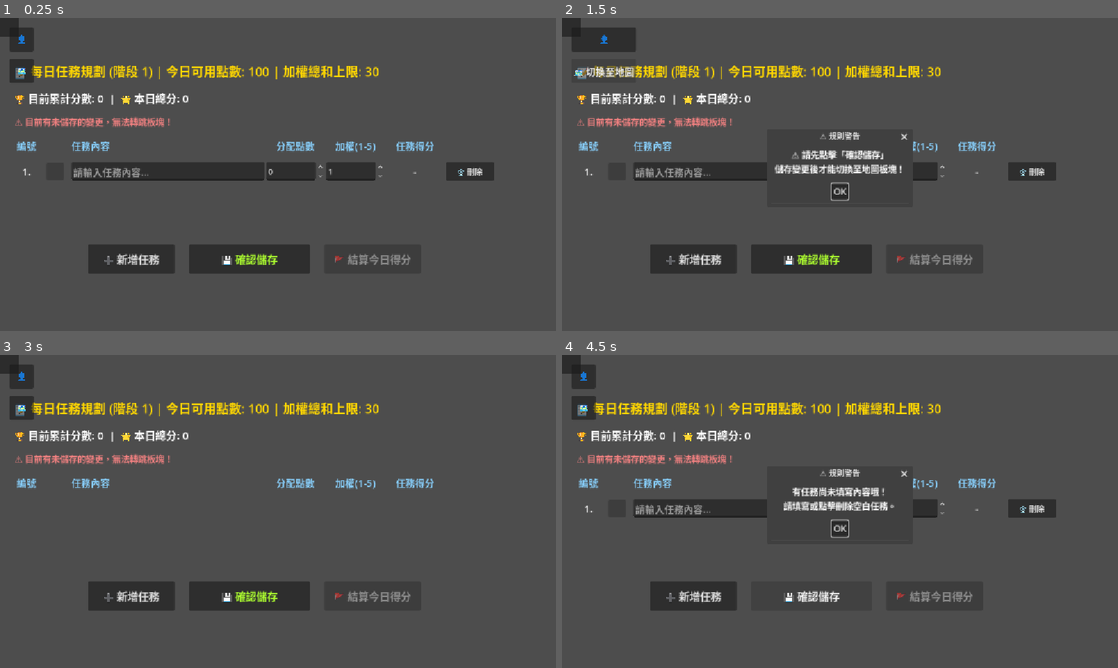
Above: before the commit, frames 1-4 (two rows, left to right).
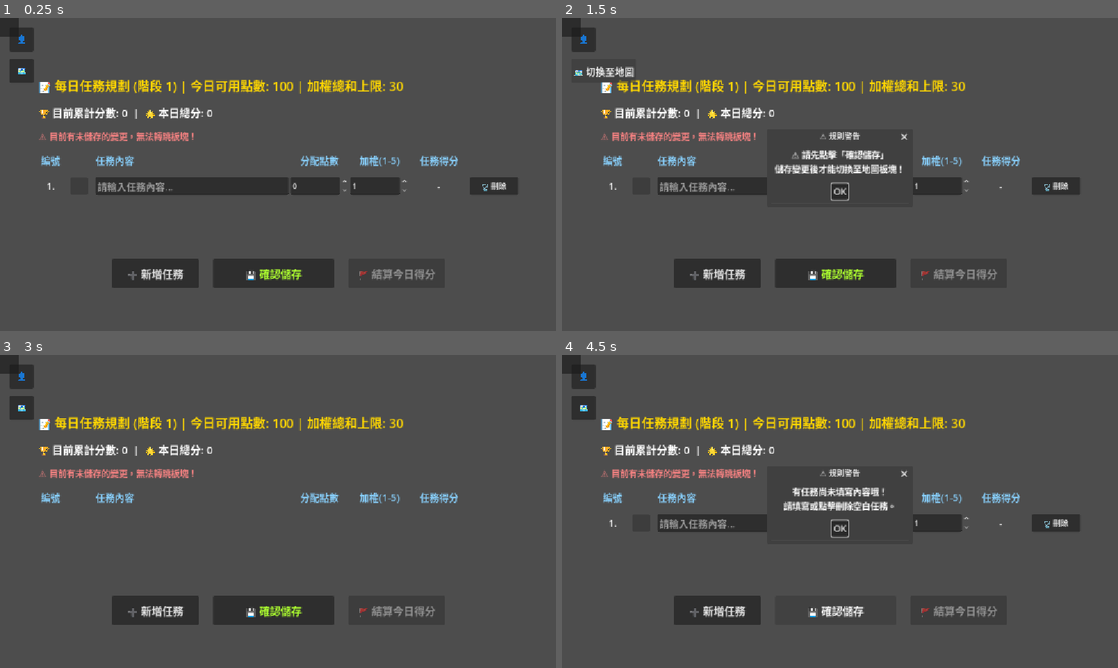
Above: after the commit, the same moments.

Repository: mirloss695/todo-monopoly
Game: Godot game, scene res://main.tscn
Same seed, same stepped clock (60 frames per second), same inputs: the game is played once before the commit and once after it.
Inputs:
- Up to frame 1 (0.25 s): no input
- Up to frame 2 (1.5 s): click "🗺️" at 0.5 s; click "🗺️ 切換至地圖" at 1.25 s
- Up to frame 3 (3 s): click "OK" at 2 s; click "🗑️ 刪除" at 2.75 s
- Up to frame 4 (4.5 s): click "➕ 新增任務" at 3.5 s; click "💾 確認儲存" at 4.25 s

The runs differ from the first frame. In frame 1, 17% of the frame differs, in the area x 2-94%, y 15-87%; in frame 2, 15%; in frame 3, 11%; in frame 4, 12%.

Commit message:
版面調整
修改：
1、只讓滑鼠懸停到的那個按鈕改變顯示另外一個不受影響
2、點擊擲骰的按鈕改回偏下方的位置
3、任務板塊最下方三個按鈕（新增任務、確認儲存、結算）位置再往下調
4、目前未擲骰前可以直接點擊結束今日，請讓結束今日的按鈕在未擲骰、棋子未移動結束前不可使用
5、任務版面「每日任務規劃（後略）」那一行仍會被左上按鈕遮擋，將任務板塊上物件整體稍微向左移動

Diff:
--- a/main.gd
+++ b/main.gd
@@ -13,10 +13,10 @@
 var switch_btn: Button
 var next_day_btn: Button
 
-# --- 狀態追蹤 ---
 var is_board_finished = false
 var is_on_map = false
 var is_switch_hovered = false
+var is_map_completed = false # 【新增】追蹤地圖事件是否走完
 
 func _ready():
 	self.set_anchors_preset(Control.PRESET_FULL_RECT)
@@ -27,26 +27,27 @@
 	top_bar.z_index = 90
 	add_child(top_bar)
 
-	# --- 帳號資料按鈕 (動態 Hover) ---
+	# --- 帳號資料按鈕 ---
 	profile_btn = Button.new()
 	profile_btn.text = "👤"
 	profile_btn.custom_minimum_size = Vector2(50, 50)
+	# 【修改】讓按鈕對齊左側，伸展時獨立運作不推擠
+	profile_btn.size_flags_horizontal = Control.SIZE_SHRINK_BEGIN
 	profile_btn.add_theme_font_size_override("font_size", 20)
 	profile_btn.mouse_default_cursor_shape = Control.CURSOR_POINTING_HAND
 	profile_btn.pressed.connect(_on_profile_pressed)
-	# 滑鼠移入展開，移出縮回
 	profile_btn.mouse_entered.connect(func(): profile_btn.text = "👤 帳號資料")
 	profile_btn.mouse_exited.connect(func(): profile_btn.text = "👤")
 	top_bar.add_child(profile_btn)
 
-	# --- 切換板塊按鈕 (動態 Hover) ---
+	# --- 切換板塊按鈕 ---
 	switch_btn = Button.new()
 	switch_btn.text = "🗺️"
 	switch_btn.custom_minimum_size = Vector2(50, 50)
+	switch_btn.size_flags_horizontal = Control.SIZE_SHRINK_BEGIN
 	switch_btn.add_theme_font_size_override("font_size", 20)
 	switch_btn.mouse_default_cursor_shape = Control.CURSOR_POINTING_HAND
 	switch_btn.pressed.connect(_on_switch_pressed)
-	# 滑鼠移入展開，移出縮回 (需判斷目前在哪個板塊)
 	switch_btn.mouse_entered.connect(func():
 		is_switch_hovered = true
 		update_switch_btn_text()
@@ -57,7 +58,6 @@
 	)
 	top_bar.add_child(switch_btn)
 
-	# --- 右下角「下一天」按鈕 ---
 	next_day_btn = Button.new()
 	next_day_btn.text = "🌙 結束今天，進入下一天"
 	next_day_btn.custom_minimum_size = Vector2(260, 60)
@@ -72,13 +72,14 @@
 	_on_window_resized()
 
 	todo_board.finish_btn.pressed.connect(_on_todo_finished)
+	# 【新增】接收地圖走完的訊號
+	map_board.board_completed.connect(_on_map_completed)
 
 	sync_all_data()
 	map_board.hide()
 	profile_board.hide()
 	todo_board.show()
 
-# --- 輔助函數：根據狀態更新切換按鈕文字 ---
 func update_switch_btn_text():
 	if is_switch_hovered:
 		switch_btn.text = "📝 切換回任務" if is_on_map else "🗺️ 切換至地圖"
@@ -94,10 +95,8 @@
 	todo_board.total_accumulated_score = global_score
 	todo_board.current_stage = global_stage
 	todo_board.update_score_display()
-
 	map_board.total_score = global_score
 	map_board.current_stage = global_stage
-
 	profile_board.total_score = global_score
 	profile_board.current_stage = global_stage
 	profile_board.play_days = global_day
@@ -110,7 +109,7 @@
 	profile_board.show()
 
 func _on_switch_pressed():
-	if not is_on_map: # 準備切換至【地圖】
+	if not is_on_map:
 		if todo_board.is_editing:
 			todo_board.warning_dialog.dialog_text = "⚠️ 請先點擊「確認儲存」\n儲存變更後才能切換至地圖板塊！"
 			todo_board.warning_dialog.popup_centered()
@@ -118,19 +117,23 @@
 		is_on_map = true
 		todo_board.hide()
 		map_board.show()
-		if is_board_finished:
-			next_day_btn.show() # 如果已經結算了，切過來就要顯示結束按鈕
-	else: # 準備切換回【任務】
+
+		# 只有在已經擲過骰子且走完的情況下，切過來才顯示結束按鈕
+		if is_map_completed:
+			next_day_btn.show()
+		else:
+			next_day_btn.hide()
+	else:
 		is_on_map = false
 		map_board.hide()
-		next_day_btn.hide() # 【修復 Bug】切回任務時必須強制隱藏結束按鈕
+		next_day_btn.hide()
 		todo_board.show()
 
 	update_switch_btn_text()
 
 func _on_todo_finished():
 	global_score = todo_board.total_accumulated_score
-	is_board_finished = true # 標記今天已結算
+	is_board_finished = true
 	sync_all_data()
 
 	is_on_map = true
@@ -139,13 +142,20 @@
 	update_switch_btn_text()
 
 	map_board.activate_dice()
-	next_day_btn.show()
+	# 【修改】這裡拿掉了顯示 next_day_btn，強迫玩家必須先點擊骰子
+
+# 【新增】等待地圖發送走完的訊號，才顯示結束按鈕
+func _on_map_completed():
+	is_map_completed = true
+	if is_on_map:
+		next_day_btn.show()
 
 func _on_next_day_pressed():
 	global_score = map_board.total_score
 	global_day += 1
 	is_board_finished = false
 	is_on_map = false
+	is_map_completed = false
 	sync_all_data()
 
 	map_board.hide()
--- a/map_board.gd
+++ b/map_board.gd
@@ -1,6 +1,7 @@
 extends Node2D
 
 signal user_confirmed
+signal board_completed # 【新增】告訴控制器事件已全數結束的訊號
 
 var tile_size = Vector2(120, 94)
 var offset = Vector2(10, 10)
@@ -40,7 +41,6 @@
 
 func _ready():
 	randomize()
-
 	bg = ColorRect.new()
 	bg.color = Color("#EDE9E3")
 	add_child(bg)
@@ -49,7 +49,6 @@
 	add_child(map_root)
 
 	get_viewport().size_changed.connect(_on_window_resized)
-	# 【修復 Bug】讓 CanvasLayer UI 跟隨 MapBoard 一起顯示/隱藏
 	self.visibility_changed.connect(_on_visibility_changed)
 
 	setup_ui()
@@ -72,8 +71,8 @@
 	if event_panel:
 		event_panel.position = (screen_size - event_panel.size) / 2.0
 	if roll_dice_btn:
-		# 【修改】將擲骰子按鈕往畫面中間靠攏 (0.55 代表畫面垂直 55% 的位置)
-		roll_dice_btn.position = Vector2((screen_size.x - 250) / 2.0, screen_size.y * 0.55)
+		# 【修改】重新將擲骰按鈕調整至靠下的位置
+		roll_dice_btn.position = Vector2((screen_size.x - 250) / 2.0, screen_size.y - 160)
 
 func setup_ui():
 	ui_layer = CanvasLayer.new()
@@ -240,10 +239,12 @@
 	is_moving = false
 	if current_tile_index == 19:
 		is_event_active = false
+		board_completed.emit() # 【新增】發送結束訊號
 	elif current_tile_index in chance_tiles:
 		show_chance_wheel()
 	else:
 		is_event_active = false
+		board_completed.emit() # 【新增】發送結束訊號
 
 func show_chance_wheel():
 	event_panel.show()
@@ -275,10 +276,10 @@
 	event_panel.hide()
 
 	match final_option:
-		1: move_direction = 1; move_player(n)
+		1: move_direction = 1; move_player(n) # 會再次觸發移動結束
 		2: move_direction = -1; move_player(n)
-		3: total_score += m; is_event_active = false
-		4: total_score -= m; is_event_active = false
+		3: total_score += m; is_event_active = false; board_completed.emit() # 【新增】發送訊號
+		4: total_score -= m; is_event_active = false; board_completed.emit() # 【新增】發送訊號
 
 func _input(event):
 	if event is InputEventKey and event.keycode == KEY_SPACE and event.pressed and not event.echo:
--- a/todol_list.gd
+++ b/todol_list.gd
@@ -35,12 +35,11 @@
 
 	margin = MarginContainer.new()
 	margin.set_anchors_preset(Control.PRESET_FULL_RECT)
-	margin.add_theme_constant_override("margin_top", 90)
-	# 【修改】整體往左移：左邊距調小，右邊距調大
-	margin.add_theme_constant_override("margin_left", 30)
-	margin.add_theme_constant_override("margin_right", 90)
-	# 【修改】整體按鈕往下壓：底部邊距調小到 15
-	margin.add_theme_constant_override("margin_bottom", 15)
+	# 【修改】加大 Top Margin 徹底避開按鈕，左右維持平衡置中，Bottom 壓到底部
+	margin.add_theme_constant_override("margin_top", 120)
+	margin.add_theme_constant_override("margin_left", 80)
+	margin.add_theme_constant_override("margin_right", 80)
+	margin.add_theme_constant_override("margin_bottom", 10)
 	add_child(margin)
 
 	var main_vbox = VBoxContainer.new()
